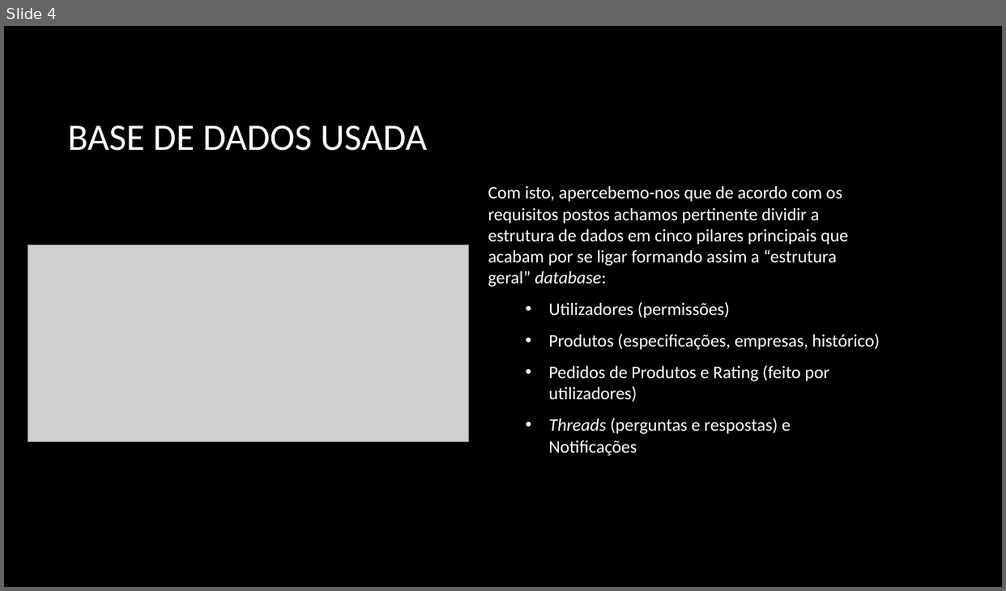
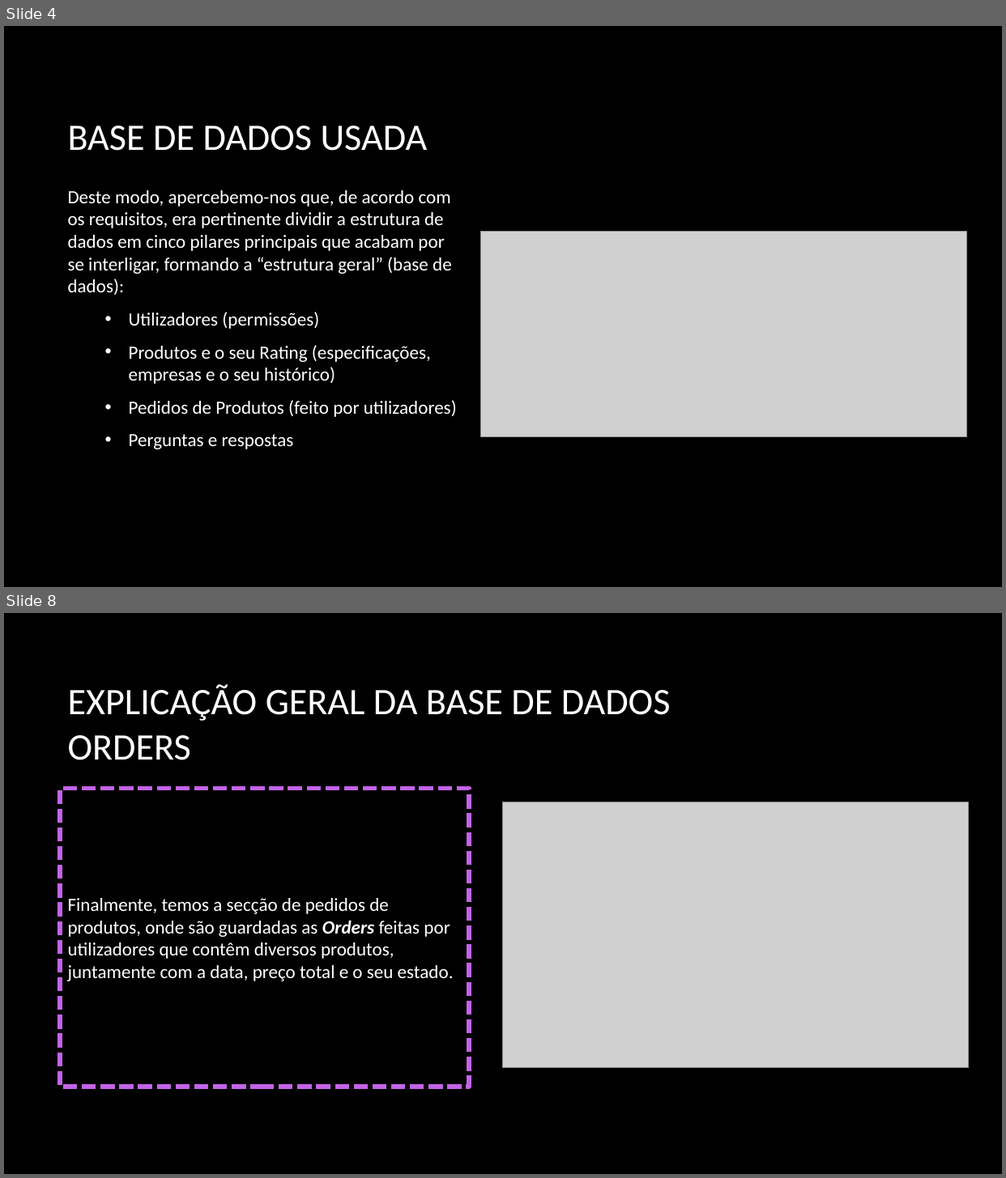
Before and after one commit to PolpEdu/Trabalho-Pr-ticpo, a slide deck: Trabalho prático.pptx. Shown one above the other, each under a label of ours: slide 4 before the commit, slides 4 and 8 after it; the slides between them are not shown. The pictures are 1006x591 and 1006x1178 pixels, drawn with LibreOffice and Linux fonts; fonts in the diff are those of the drawing; grey boxes stand for pictures; background and template pictures are left out. Boxes give left, top, right and bottom in pixels: in the first picture for what was removed or moved away, otherwise in the second. Text is boxed around its words. In the diff, an @@ line names an element or a change of style, - is before the commit and + after.

```diff
--- a/Trabalho prático.pptx
+++ b/Trabalho prático.pptx
@@ slide 8 added at box(4, 613, 1002, 1174), background picture (left out) @@
@@ title added at box(68, 684, 671, 760), 36 pt, text #FFFFFF @@
+EXPLICAÇÃO GERAL DA BASE DE DADOS
+ORDERS
@@ rectangle added at box(60, 788, 469, 1087), outline #C363E8 4.5 pt dashed, 18 pt, text #FFFFFF @@
+Finalmente, temos a secção de pedidos de produtos, onde são guardadas as Orders feitas por utilizadores que contêm diversos produtos, juntamente com a data, preço total e o seu estado.
@@ picture added at box(503, 803, 969, 1067) @@
@@ slide 4 changed as well @@
@@ text "Deste modo, apercebemo-nos que, de ...": place and size @@
-text "Deste modo, apercebemo-nos que, de ..." at box(488, 186, 880, 456)
+text "Deste modo, apercebemo-nos que, de ..." at box(68, 190, 457, 450)
@@ text at box(68, 190, 452, 295): text changed; size 17 to 18 pt @@
-Com isto, apercebemo-nos que de acordo com os requisitos postos achamos pertinente dividir a estrutura de dados em cinco pilares principais que acabam por se ligar formando assim a “estrutura geral” database:
+Deste modo, apercebemo-nos que, de acordo com os requisitos, era pertinente dividir a estrutura de dados em cinco pilares principais que acabam por se interligar, formando a “estrutura geral” (base de dados):
@@ picture added at box(481, 232, 967, 437) @@
@@ picture removed at box(28, 246, 470, 442) @@
@@ text at box(129, 312, 319, 329): size 17 to 18 pt in "Utilizadores (permissões)" @@
@@ text at box(129, 345, 457, 450): text changed; size 17 to 18 pt @@
-  • Produtos (especificações, empresas, histórico)
-  • Pedidos de Produtos e Rating (feito por utilizadores)
-  • Threads (perguntas e respostas) e Notificações
+  • Produtos e o seu Rating (especificações, empresas e o seu histórico)
+  • Pedidos de Produtos (feito por utilizadores)
+  • Perguntas e respostas
```
Also in this commit, not shown: 7 other slides changed, 4 other slides added, 1 other file.
